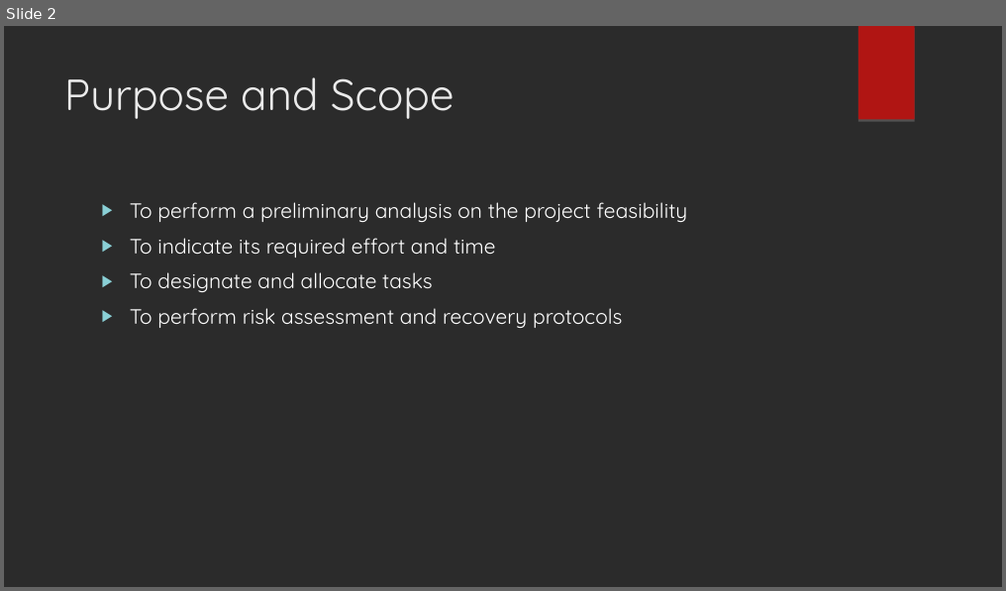
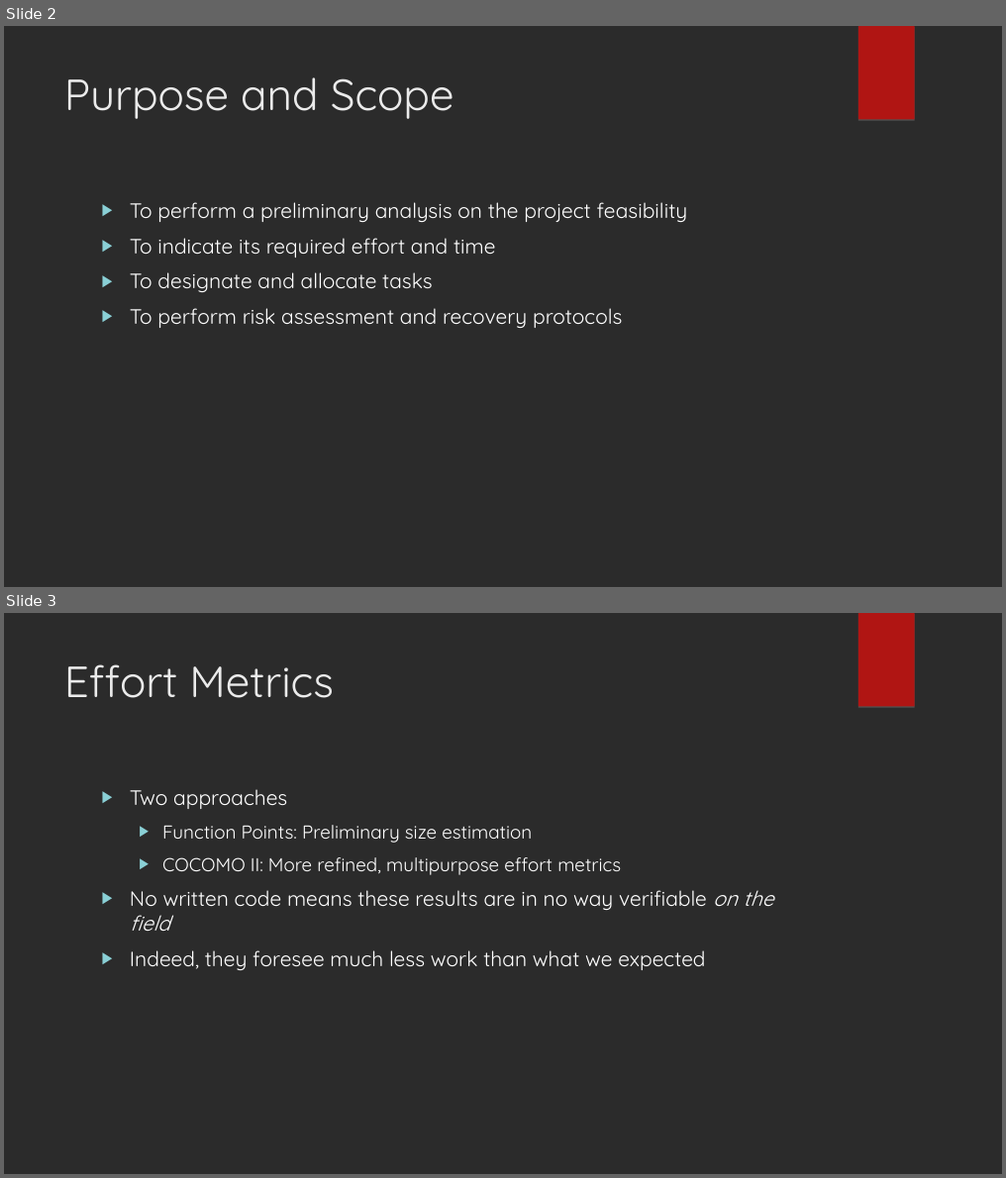
Before and after one commit to cannizzoa/AgalbatoCannizzo, a slide deck: Presentazione/Project Plan.ppt. Shown one above the other, each under a label of ours: slide 2 before the commit, slides 2 and 3 after it. The pictures are 1006x591 and 1006x1178 pixels, drawn with LibreOffice and Linux fonts; fonts in the diff are those of the drawing; background and template pictures are left out; a plain dark background stands for a picture behind light text. Boxes give left, top, right and bottom in pixels: in the first picture for what was removed or moved away, otherwise in the second. Text is boxed around its words. In the diff, an @@ line names an element or a change of style, - is before the commit and + after.

Commit message:
Effort metrics

```diff
--- a/Presentazione/Project Plan.ppt
+++ b/Presentazione/Project Plan.ppt
@@ slide 3 added at bbox=[4, 613, 1002, 1174], background picture (left out); not listed: 1 template element that a slide beside it also shows @@
@@ title added at bbox=[64, 664, 334, 698], 42 pt, text #EBEBEB @@
+Effort Metrics
@@ text added at bbox=[130, 789, 773, 970], 20 pt, text #FFFFFF @@
+▶ Two approaches
+  ▶ Function Points: Preliminary size estimation
+  ▶ COCOMO II: More refined, multipurpose effort metrics
+▶ No written code means these results are in no way verifiable on the field
+▶ Indeed, they foresee much less work than what we expected
```
Also in this commit, not shown: 6 other slides changed, 2 other slides added, 2 slides removed, 4 other files.
